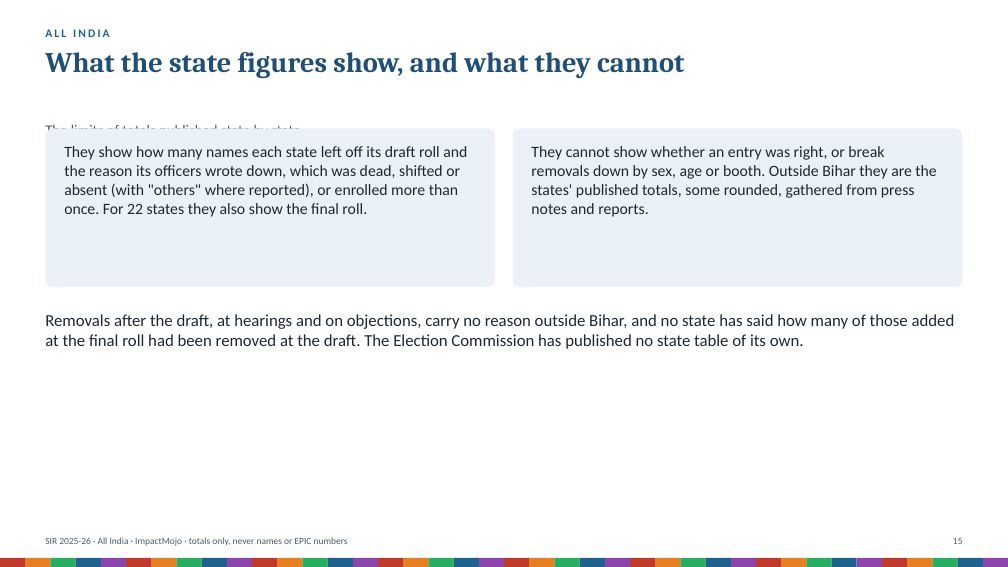
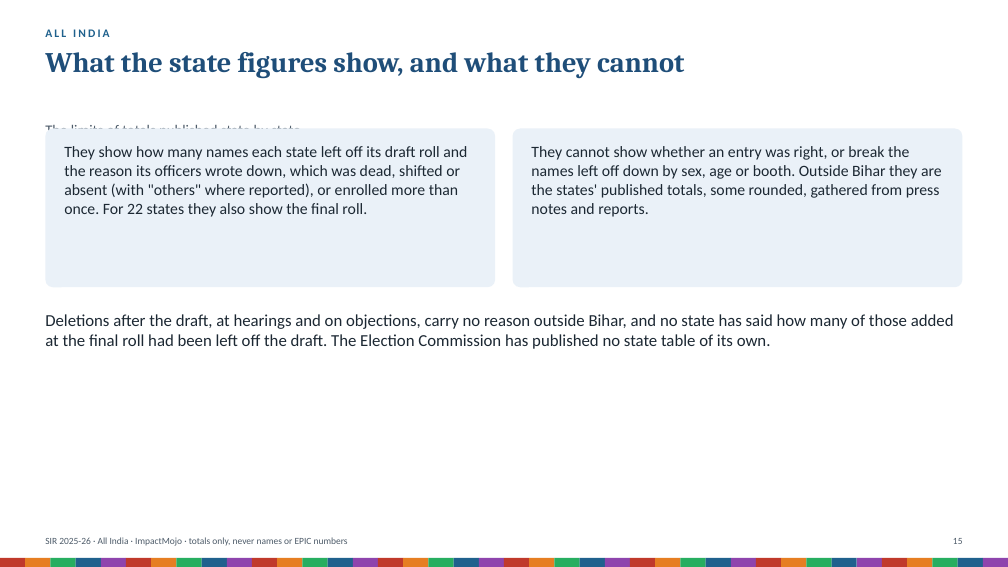
Before and after one commit to Varnasr/INDIA-DATA, a slide deck: slide 15 of reports/sir-india-deck.pptx. Drawn at 1008x567 pixels with LibreOffice and Linux fonts; fonts in the diff are those of the drawing. Boxes give left, top, right and bottom in pixels: in the first picture for what was removed or moved away, otherwise in the second. Text is boxed around its words. In the diff, an @@ line names an element or a change of style, - is before the commit and + after.

```diff
--- a/reports/sir-india-deck.pptx
+++ b/reports/sir-india-deck.pptx
@@ text at (531, 146, 942, 217): text changed @@
-They cannot show whether an entry was right, or break removals down by sex, age or booth. Outside Bihar they are the states' published totals, some rounded, gathered from press notes and reports.
+They cannot show whether an entry was right, or break the names left off down by sex, age or booth. Outside Bihar they are the states' published totals, some rounded, gathered from press notes and reports.
@@ text at (45, 314, 954, 349): text changed @@
-Removals after the draft, at hearings and on objections, carry no reason outside Bihar, and no state has said how many of those added at the final roll had been removed at the draft. The Election Commission has published no state table of its own.
+Deletions after the draft, at hearings and on objections, carry no reason outside Bihar, and no state has said how many of those added at the final roll had been left off the draft. The Election Commission has published no state table of its own.
```
Also in this commit, not shown: 18 other slides changed, 44 other files.
